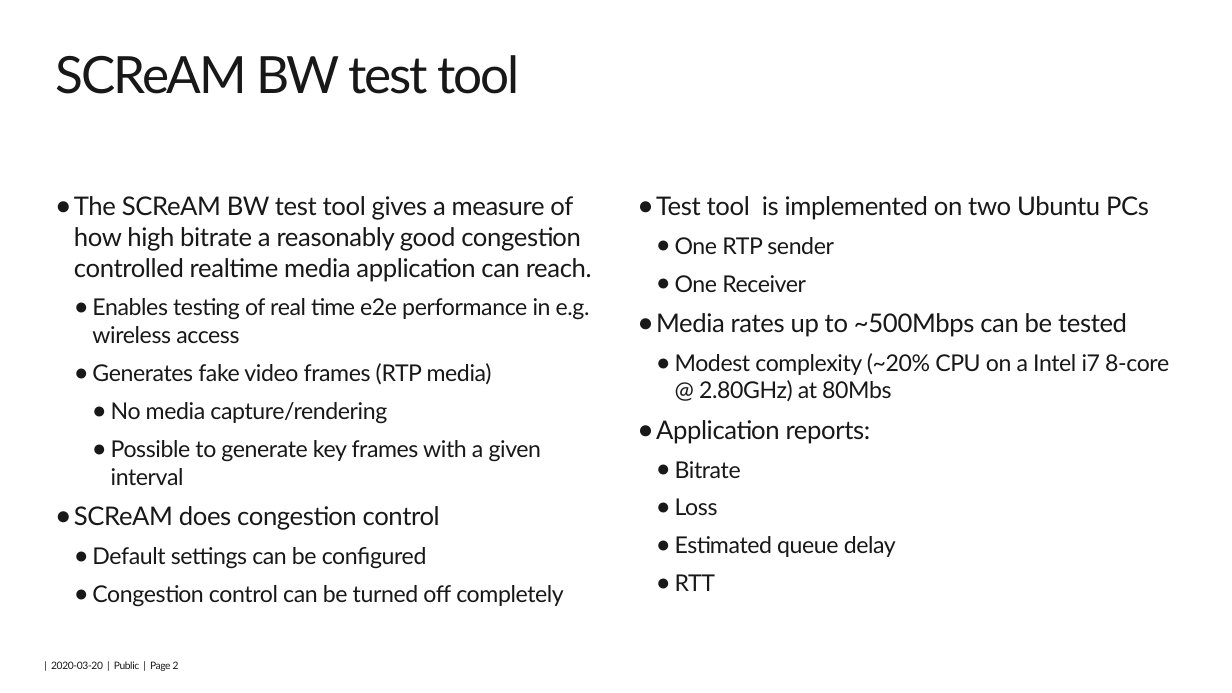
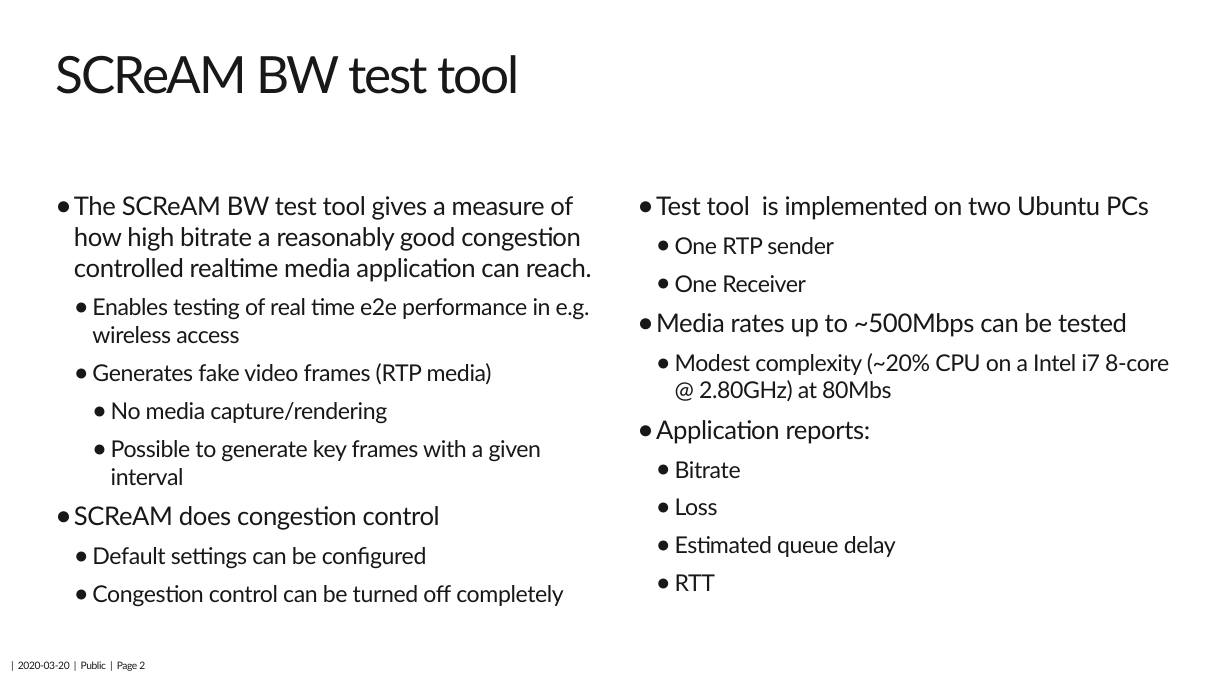
Before and after one commit to 5G-VCA-CC/scream, a slide deck: slide 2 of SCReAM-BW-test-tool.pptx. Drawn at 1232x693 pixels with LibreOffice and Linux fonts; fonts in the diff are those of the drawing; background and template pictures are left out. Boxes give left, top, right and bottom in pixels: in the first picture for what was removed or moved away, otherwise in the second. Text is boxed around its words. In the diff, an @@ line names an element or a change of style, - is before the commit and + after.

```diff
--- a/SCReAM-BW-test-tool.pptx
+++ b/SCReAM-BW-test-tool.pptx
@@ text moved from (x1=51, y1=661, x2=179, y2=671) to (x1=18, y1=661, x2=145, y2=671) @@
```
Also in this commit, not shown: 12 other slides changed, 26 other files.
